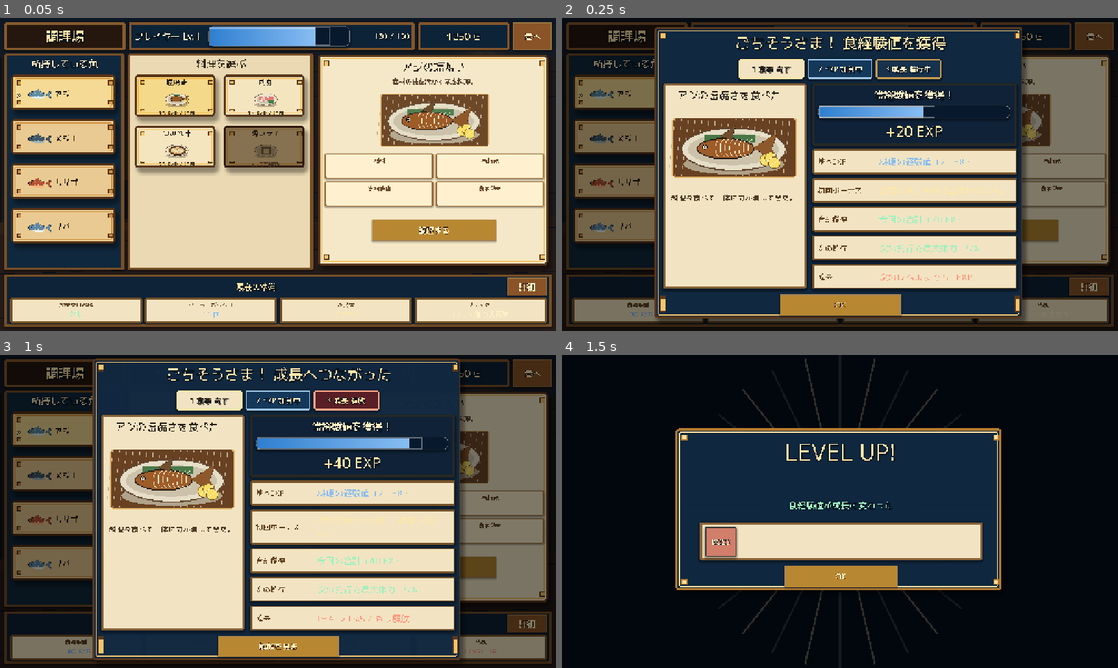
Above: before the commit, frames 1-4 (two rows, left to right).
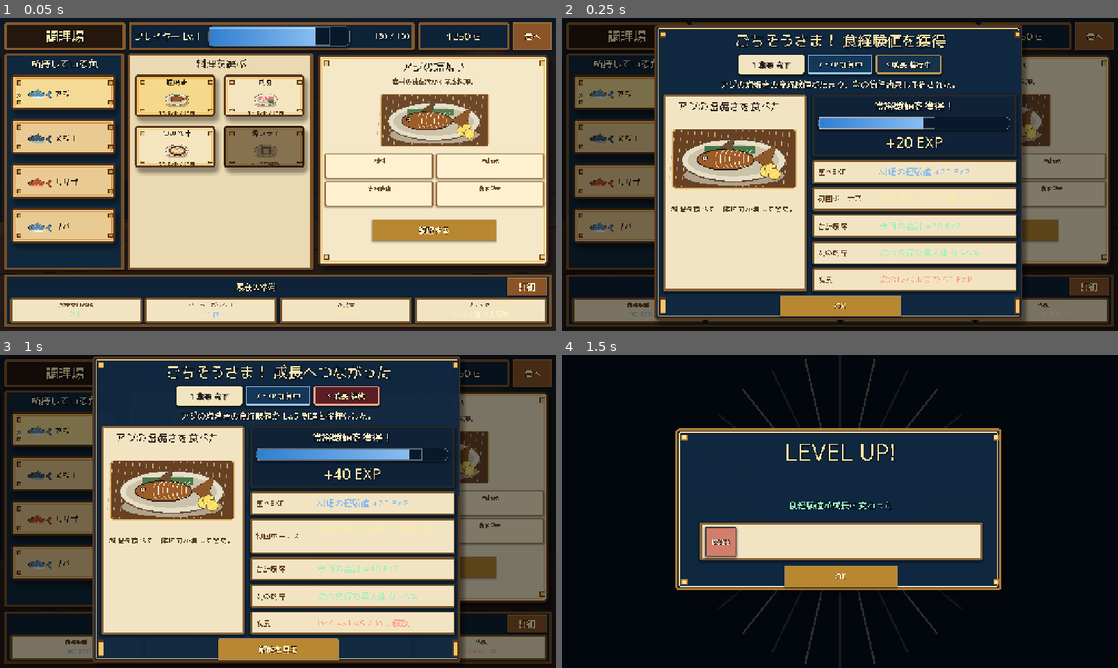
Above: after the commit, the same moments.

Repository: RYUKOU-OKUMURA/tsuri_quest_umi_mvp
Game: Godot game, scene res://tools/cooking_flow_smoke.tscn
Two runs of this game, one before a commit and one after it. Both use one fixed random seed, a clock stepped at 60 frames per second and the inputs below. This scene is started directly instead of the project's main scene.
Inputs (mouse positions are in pixels of both pictures, inside the frame that each line leads up to):
- Up to frame 1 (0.05 s): no input
- Up to frame 2 (0.25 s): no input
- Up to frame 3 (1 s): click "港へ" at 0.5 s
- Up to frame 4 (1.5 s): tap Enter at 1.25 s; move the mouse to (962, 495) at 1.27 s; tap Shift at 1.35 s; click (962, 495) at 1.42 s

Frame 1 is identical in both runs. In frame 2, 22% of the frame differs, in the area x 16-83%, y 2-97%; in frame 3, 24%, in the area x 16-83%, y 0-99%; in frame 4, nothing differs.

Commit message:
Connect meal reward to growth flow

Diff:
--- a/src/ui/components/cooking_reward_panel.gd
+++ b/src/ui/components/cooking_reward_panel.gd
@@ -11,6 +11,7 @@
 
 var _dialog: PanelContainer
 var _header_title: Label
+var _bridge_label: Label
 var _dish_title: Label
 var _dish_image: TextureRect
 var _exp_bar: GaugeBar
@@ -56,7 +57,7 @@
 	center.add_child(_dialog)
 
 	var root := VBoxContainer.new()
-	root.add_theme_constant_override("separation", 12)
+	root.add_theme_constant_override("separation", 9)
 	_dialog.add_child(root)
 
 	_header_title = make_shadow_label("いただきます！", 34, Palette.GOLD_BRIGHT, 4)
@@ -71,6 +72,11 @@
 	_add_flow_step(flow_row, "1 食事")
 	_add_flow_step(flow_row, "2 EXP")
 	_add_flow_step(flow_row, "3 成長")
+
+	_bridge_label = make_shadow_label("", 19, Palette.TEXT_BONE, 2)
+	_bridge_label.horizontal_alignment = HORIZONTAL_ALIGNMENT_CENTER
+	_bridge_label.autowrap_mode = TextServer.AUTOWRAP_WORD_SMART
+	root.add_child(_bridge_label)
 
 	var main := HBoxContainer.new()
 	main.add_theme_constant_override("separation", 14)
@@ -101,7 +107,7 @@
 	main.add_child(reward_box)
 
 	var exp_card := _panel_box(Color("#0f2238"), Color("#07121e"), Palette.GOLD_DEEP, 5)
-	exp_card.custom_minimum_size = Vector2(0.0, 128.0)
+	exp_card.custom_minimum_size = Vector2(0.0, 118.0)
 	reward_box.add_child(exp_card)
 	var exp_layout := VBoxContainer.new()
 	exp_layout.add_theme_constant_override("separation", 7)
@@ -140,6 +146,7 @@
 ) -> void:
 	var dish_name := String(result.get("dish_name", "料理"))
 	_header_title.text = "ごちそうさま！ 成長へつながった" if leveled else "ごちそうさま！ 食経験値を獲得"
+	_bridge_label.text = _growth_bridge_text(dish_name, leveled, level_before, level_after)
 	_dish_title.text = "%sを食べた！" % dish_name
 	_dish_image.texture = _featured_dish_texture(String(Dictionary(result.get("buff", {})).get("recipe_id", "")))
 
@@ -183,6 +190,14 @@
 	_present()
 
 
+func _growth_bridge_text(
+	dish_name: String, leveled: bool, level_before: int, level_after: int
+) -> String:
+	if leveled and level_before > 0 and level_after > level_before:
+		return "%sの食経験値が Lv.%d 到達を後押しした。" % [dish_name, level_after]
+	return "%sの食経験値がたまり、次の釣行効果も予約された。" % dish_name
+
+
 func preview_accept() -> void:
 	_close()
 
@@ -220,7 +235,7 @@
 
 func _reward_line(parent: VBoxContainer, title: String, accent: Color) -> Label:
 	var card := _panel_box(Color("#f2e4c2"), Color("#60401f"), Color("#d7a456"), 4)
-	card.custom_minimum_size = Vector2(0.0, 58.0)
+	card.custom_minimum_size = Vector2(0.0, 54.0)
 	parent.add_child(card)
 	var row := HBoxContainer.new()
 	row.add_theme_constant_override("separation", 12)
Not shown, changed: docs/12_cooking_showcase_qa.md
